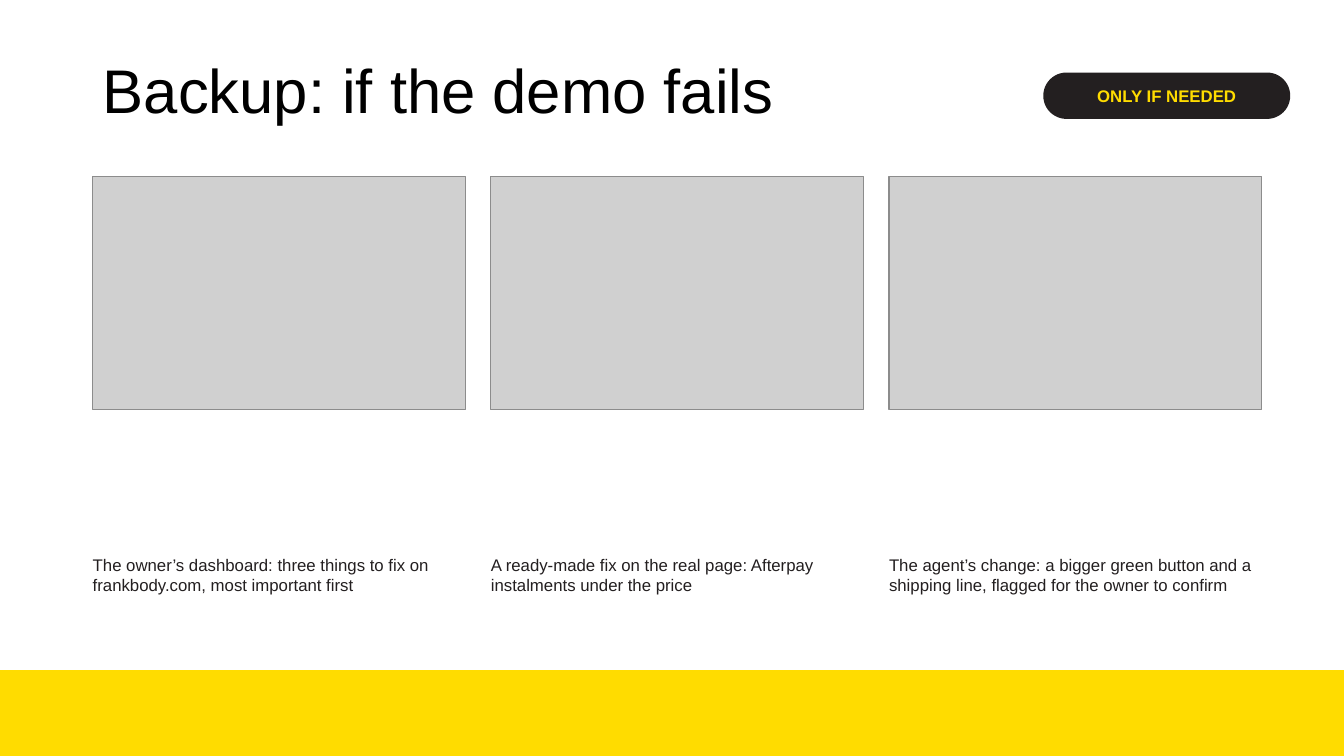
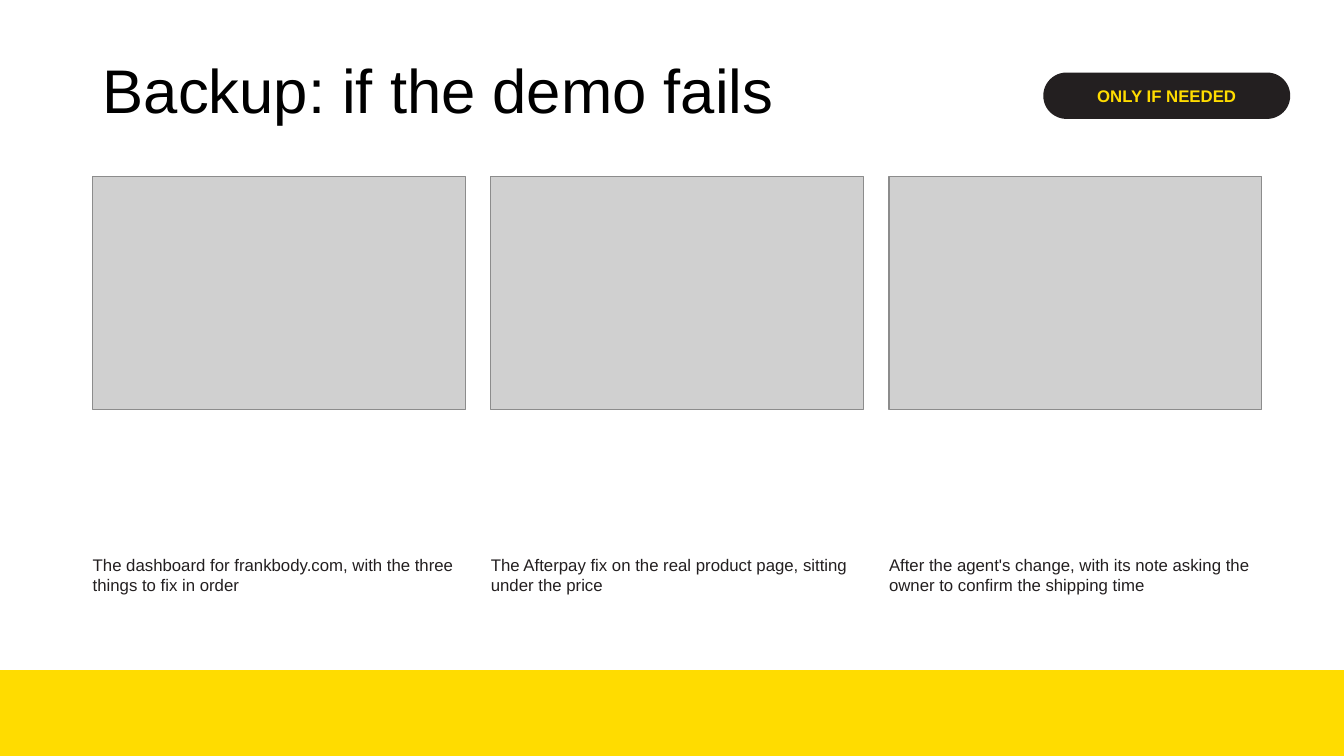
Before and after one commit to NickWG113/shopfix-au, a slide deck: slide 7 of docs/presentation/QuickLift-Week7-PoC.pptx. Drawn at 1344x756 pixels with LibreOffice and Linux fonts; fonts in the diff are those of the drawing; grey boxes stand for pictures; background and template pictures are left out. Boxes give left, top, right and bottom in pixels: in the first picture for what was removed or moved away, otherwise in the second. Text is boxed around its words. In the diff, an @@ line names an element or a change of style, - is before the commit and + after.

```diff
--- a/docs/presentation/QuickLift-Week7-PoC.pptx
+++ b/docs/presentation/QuickLift-Week7-PoC.pptx
@@ text at (93, 559, 453, 595): text changed @@
-The owner’s dashboard: three things to fix on frankbody.com, most important first
+The dashboard for frankbody.com, with the three things to fix in order
@@ text at (491, 559, 847, 595): text changed @@
-A ready-made fix on the real page: Afterpay instalments under the price
+The Afterpay fix on the real product page, sitting under the price
@@ text at (889, 559, 1249, 595): text changed @@
-The agent’s change: a bigger green button and a shipping line, flagged for the owner to confirm
+After the agent's change, with its note asking the owner to confirm the shipping time
```
Also in this commit, not shown: 6 other slides changed.
